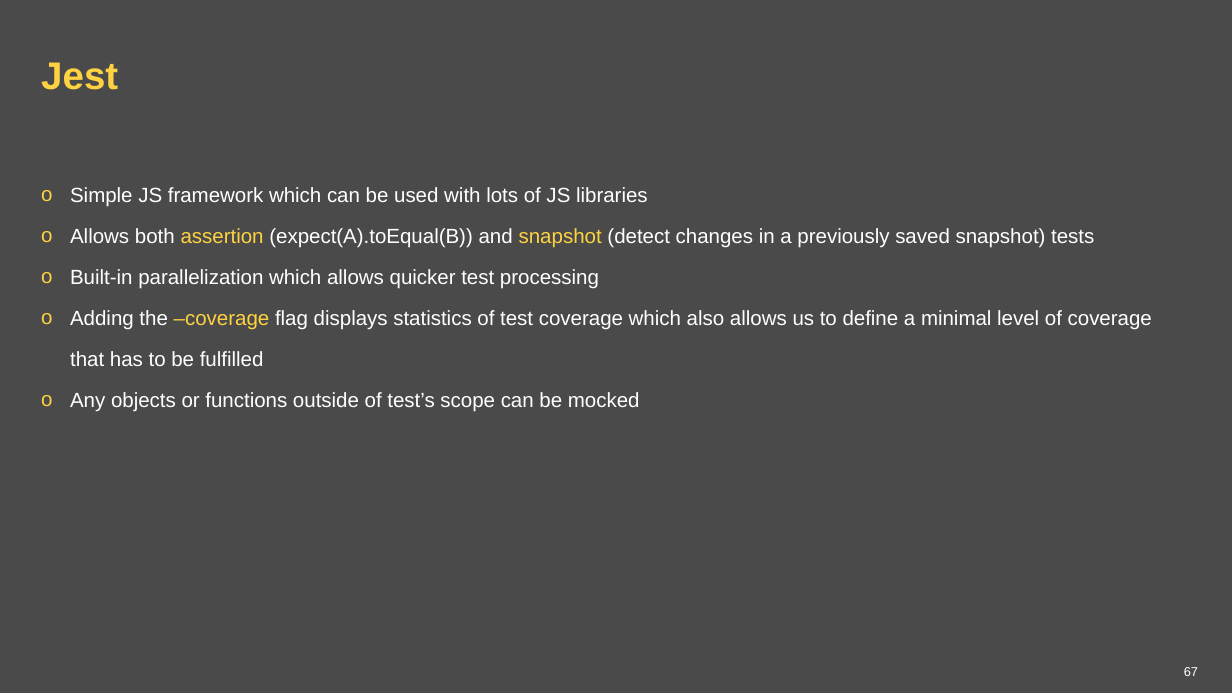
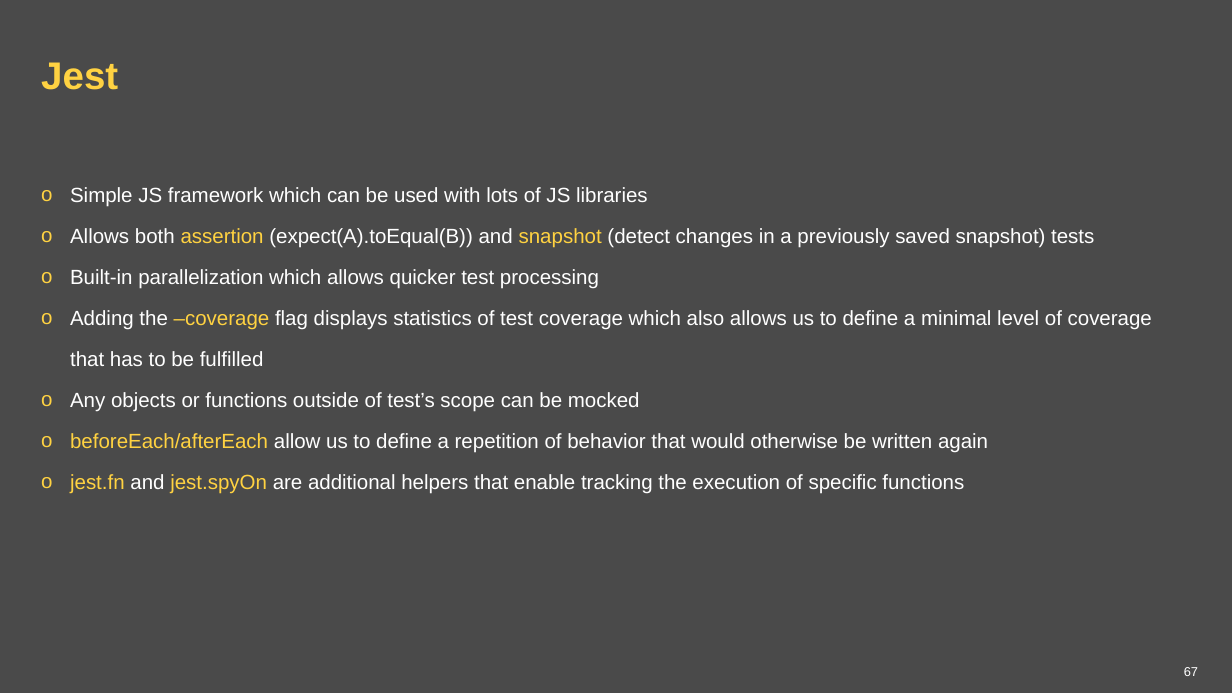
Before and after one commit to ppuzio/react-course-examples, a slide deck: slide 67 of React BEST course.pptx. Drawn at 1232x693 pixels with LibreOffice and Linux fonts; fonts in the diff are those of the drawing; background and template pictures are left out. Boxes give left, top, right and bottom in pixels: in the first picture for what was removed or moved away, otherwise in the second. Text is boxed around its words. In the diff, an @@ line names an element or a change of style, - is before the commit and + after.

```diff
--- a/React BEST course.pptx
+++ b/React BEST course.pptx
@@ text at [70,433,988,494]: paragraphs added @@
+o beforeEach/afterEach allow us to define a repetition of behavior that would otherwise be written again
+o jest.fn and jest.spyOn are additional helpers that enable tracking the execution of specific functions
```
Also in this commit, not shown: 6 other slides changed, 1 other file.
